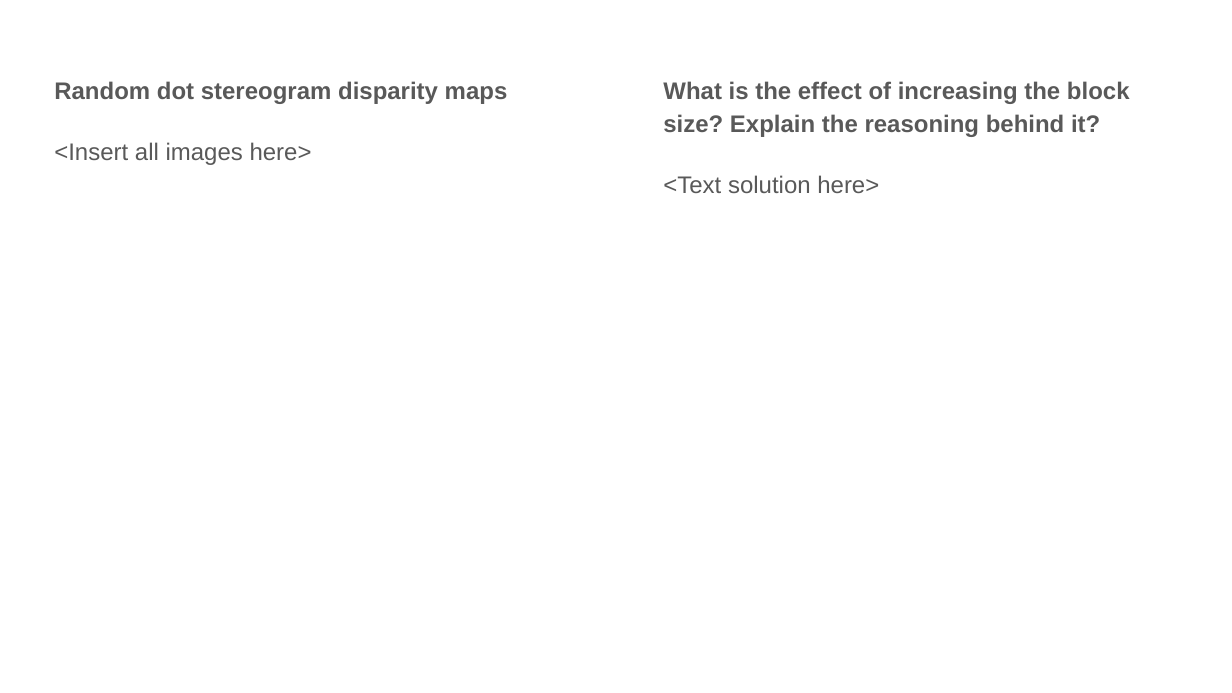
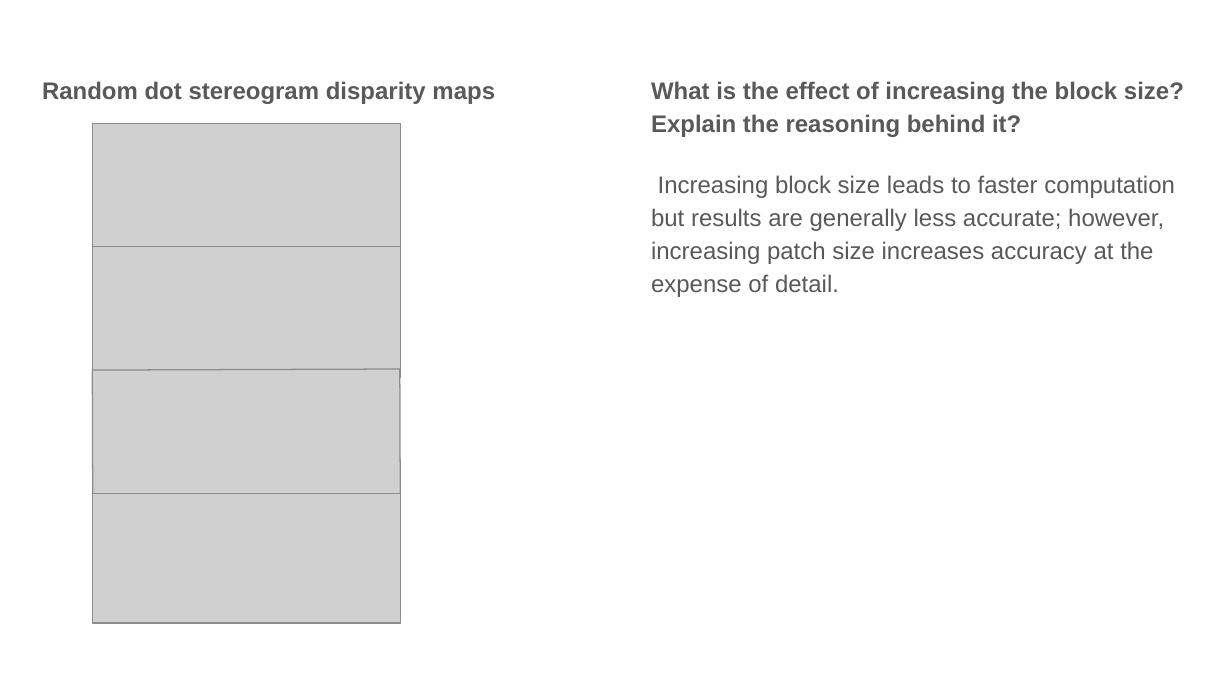
Before and after one commit to CasuallyAlive/Computer_Vision_Projects, a slide deck: slide 3 of src/proj5_6320/proj5_template.pptx. Drawn at 1232x693 pixels with LibreOffice and Linux fonts; fonts in the diff are those of the drawing; grey boxes stand for pictures. Boxes give left, top, right and bottom in pixels: in the first picture for what was removed or moved away, otherwise in the second. Text is boxed around its words. In the diff, an @@ line names an element or a change of style, - is before the commit and + after.

```diff
--- a/src/proj5_6320/proj5_template.pptx
+++ b/src/proj5_6320/proj5_template.pptx
@@ text at (54, 142, 312, 165): paragraph removed @@
-<Insert all images here>
@@ picture added at (92, 123, 400, 254) @@
@@ text at (651, 175, 1175, 297): text changed @@
-<Text solution here>
+Increasing block size leads to faster computation but results are generally less accurate; however, increasing patch size increases accuracy at the expense of detail.
@@ picture added at (92, 246, 400, 377) @@
@@ picture added at (92, 369, 401, 501) @@
@@ picture added at (92, 494, 400, 623) @@
```
Also in this commit, not shown: 9 other slides changed, 1 slide added, 1 slide removed, 9 other files.
